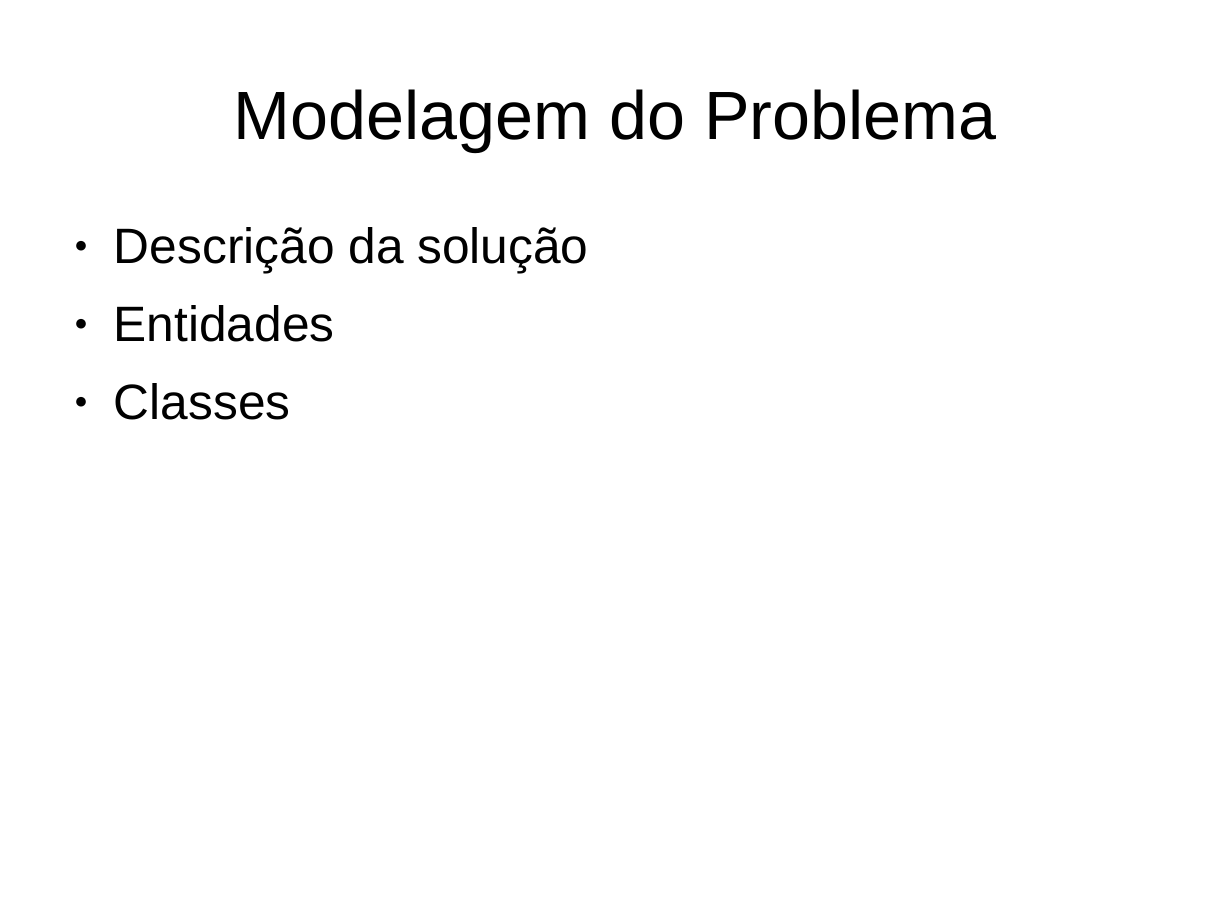
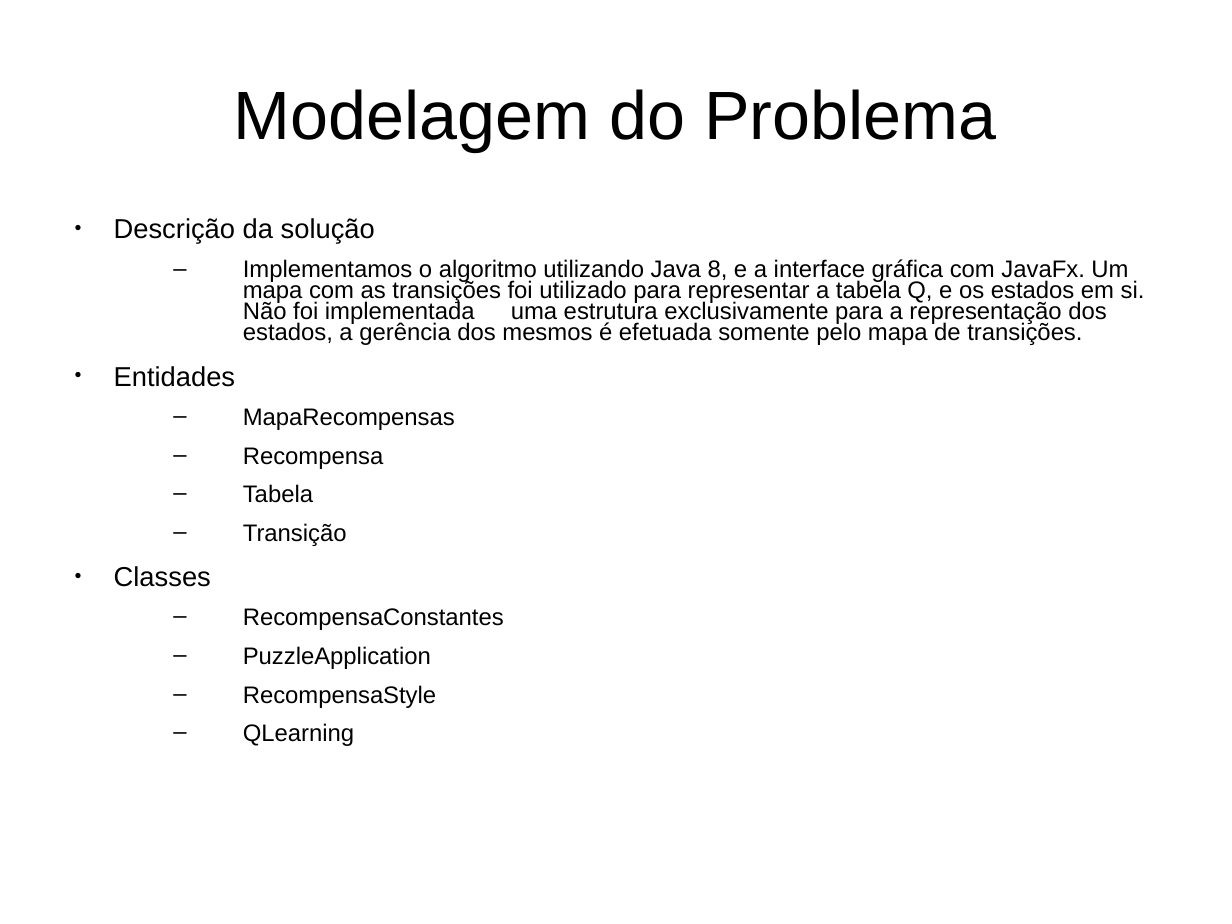
Before and after one commit to mauricio-ms/QLearning, a slide deck: slide 2 of docs/template-apresentacao.ppt. Drawn at 1232x924 pixels with LibreOffice and Linux fonts; fonts in the diff are those of the drawing. Boxes give left, top, right and bottom in pixels: in the first picture for what was removed or moved away, otherwise in the second. Text is boxed around its words. In the diff, an @@ line names an element or a change of style, - is before the commit and + after.

```diff
--- a/docs/template-apresentacao.ppt
+++ b/docs/template-apresentacao.ppt
@@ text at (114, 218, 375, 587): size 32 to 17.6 pt in "Descrição da solução", "Entidades", "Classes"; line spacing 0.93 to 0.73 @@
@@ text at (243, 259, 1145, 345): paragraph added @@
+  – Implementamos o algoritmo utilizando Java 8, e a interface gráfica com JavaFx. Um mapa com as transições foi utilizado para representar a tabela Q, e os estados em si. Não foi implementada uma estrutura exclusivamente para a representação dos estados, a gerência dos mesmos é efetuada somente pelo mapa de transições.
@@ text at (243, 408, 455, 546): paragraphs added @@
+  – MapaRecompensas
+  – Recompensa
+  – Tabela
+  – Transição
@@ text at (243, 608, 504, 746): paragraphs added @@
+  – RecompensaConstantes
+  – PuzzleApplication
+  – RecompensaStyle
+  – QLearning
```
Also in this commit, not shown: 4 other slides changed, 1 other file.
